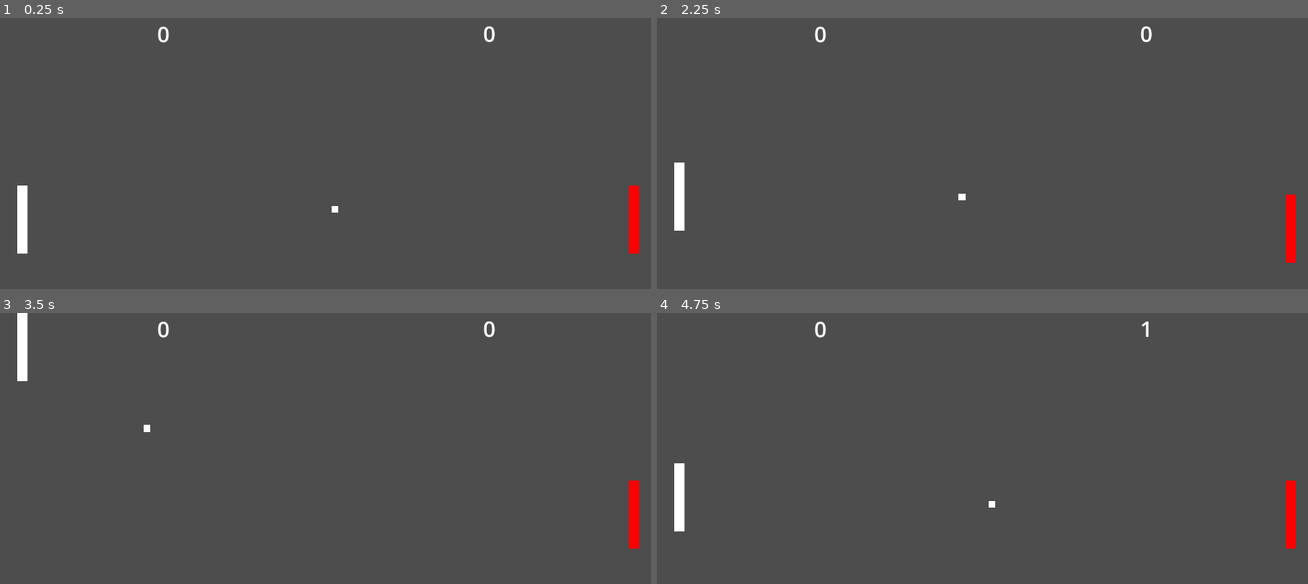
Above: before the commit, frames 1-4 (two rows, left to right).
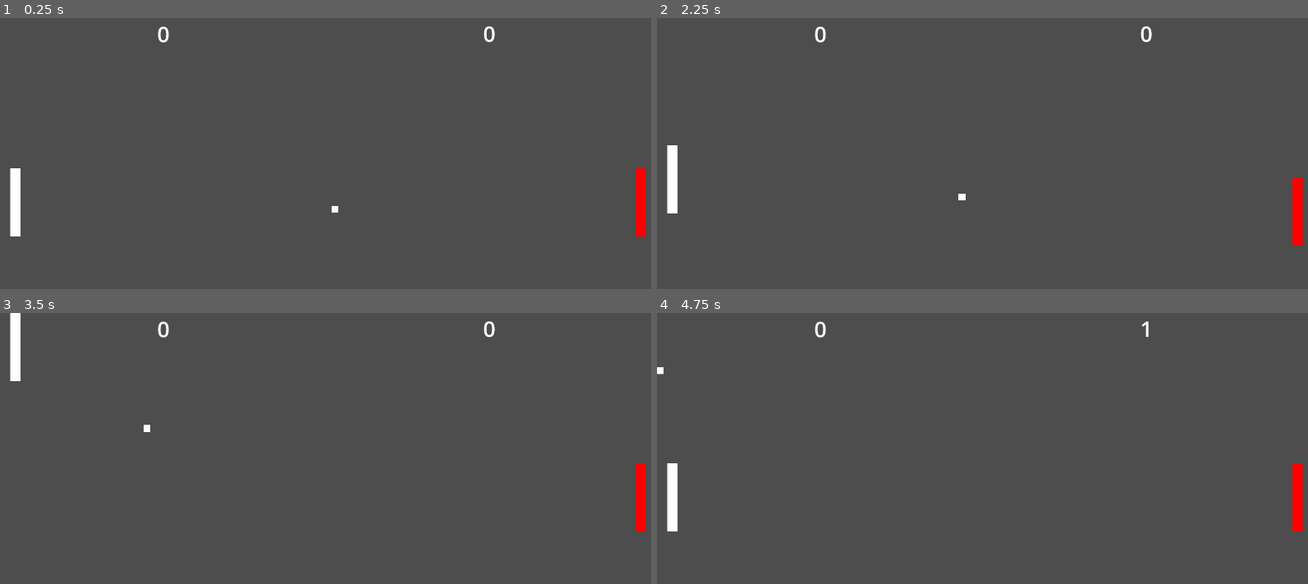
Above: after the commit, the same moments.

Repository: koviant/20GamesChallengeGodot
Game: Godot game, scene res://scenes/main.tscn
Two runs of this game, one before a commit and one after it. Both use one fixed random seed, a clock stepped at 60 frames per second and the inputs below.
Inputs:
- Up to frame 1 (0.25 s): no input
- Up to frame 2 (2.25 s): tap Enter at 0.5, 2 s; hold W (p1_up) 0.53-1.28 s; tap Down (p2_down) at 0.6, 2.1 s; tap Space at 1.25 s; hold S (p1_down) 1.28-2.03 s; tap Up (p2_up) at 1.35 s; hold W (p1_up) from 2.03 s (still down)
- Up to frame 3 (3.5 s): keep holding W (p1_up); tap Up (p2_up) at 2.85 s
- Up to frame 4 (4.75 s): release W (p1_up) at 3.53 s; hold S (p1_down) from 3.53 s (still down); tap Down (p2_down) at 3.6 s; tap Up (p2_up) at 4.35 s

The runs differ from the first frame. In frame 1, 1.3% of the frame differs, in the area x 1-100%, y 55-87%; in frame 2, 1.3%; in frame 3, 1.2%; in frame 4, 1.3%.
Error after the commit: Attempt to call function 'start' in base 'null instance' on a null instance. (res://scripts/main.gd:192)

Commit message:
Player reset on new round start

Diff:
--- a/pong/scripts/main.gd
+++ b/pong/scripts/main.gd
@@ -8,6 +8,8 @@
 var ball_linear_speed: Vector2 = ball_start_speed
 
 var ball_start_position: Vector2
+var left_player_start_position: Vector2
+var right_player_start_position: Vector2
 
 const max_score: int = 5
 var score_left: int = 0
@@ -23,6 +25,8 @@
 	$PlayerRight.color = Color.RED
 	viewport_size = get_viewport().get_visible_rect().size
 	ball_start_position = get_viewport().get_visible_rect().get_center() + $Ball.size / 2
+	left_player_start_position = Vector2(30, viewport_size.y / 2 - $PlayerLeft.size.y / 2)
+	right_player_start_position = Vector2(viewport_size.x - $PlayerRight.size.x - 30, viewport_size.y / 2 - $PlayerLeft.size.y / 2)
 	lastScored = Player.LEFT if randf() < 0.5 else Player.RIGHT
 	_reset()
 
@@ -35,8 +39,9 @@
 
 
 func _start_round() -> void:
-	round_started = false
 	$Ball.position = ball_start_position
+	$PlayerLeft.position = left_player_start_position
+	$PlayerRight.position = right_player_start_position
 	$RoundStartTimer.start()
 
 
@@ -183,7 +188,8 @@
 
 	$HUD.right_info_text = str(score_right)
 	lastScored = Player.RIGHT
-	_start_round()
+	round_started = false
+	$RoundEndTimer.start()
 
 
 func _add_left_score():
@@ -196,4 +202,5 @@
 
 	$HUD.left_info_text = str(score_left)
 	lastScored = Player.LEFT
-	_start_round()
+	round_started = false
+	$RoundEndTimer.start()
